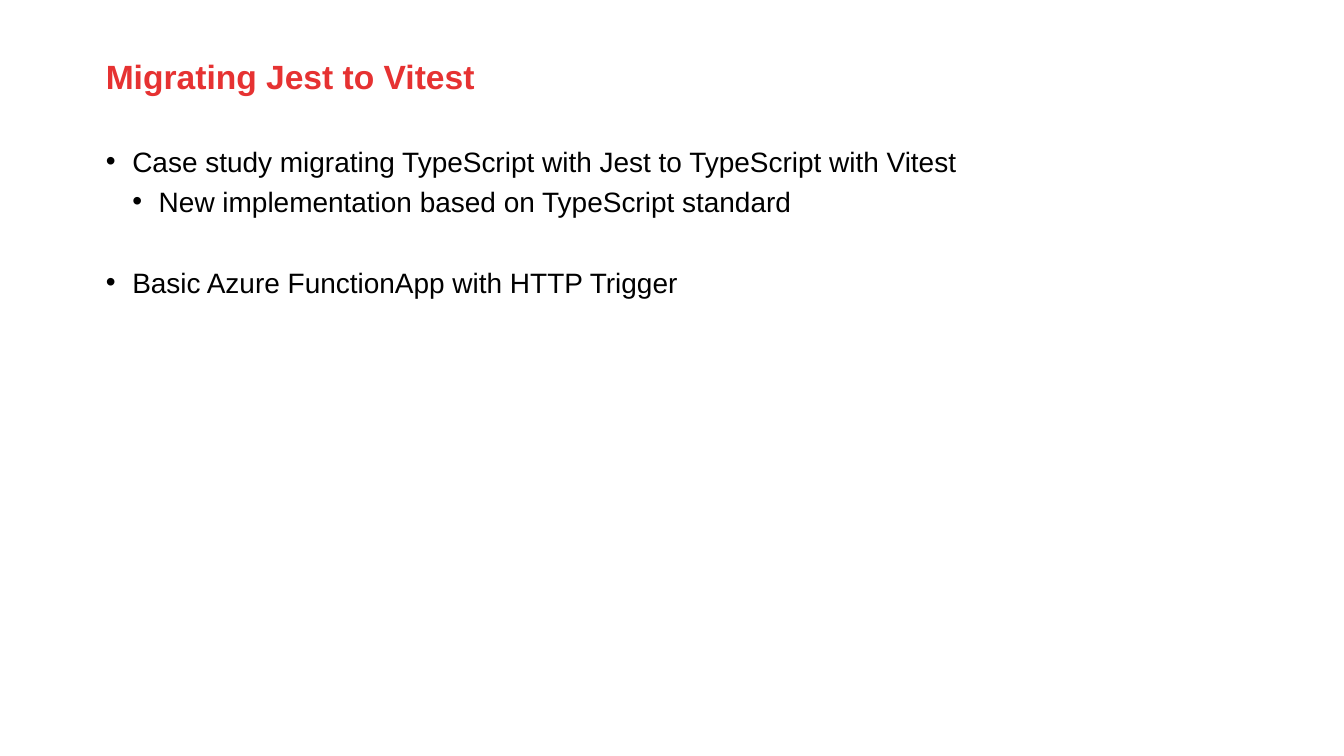
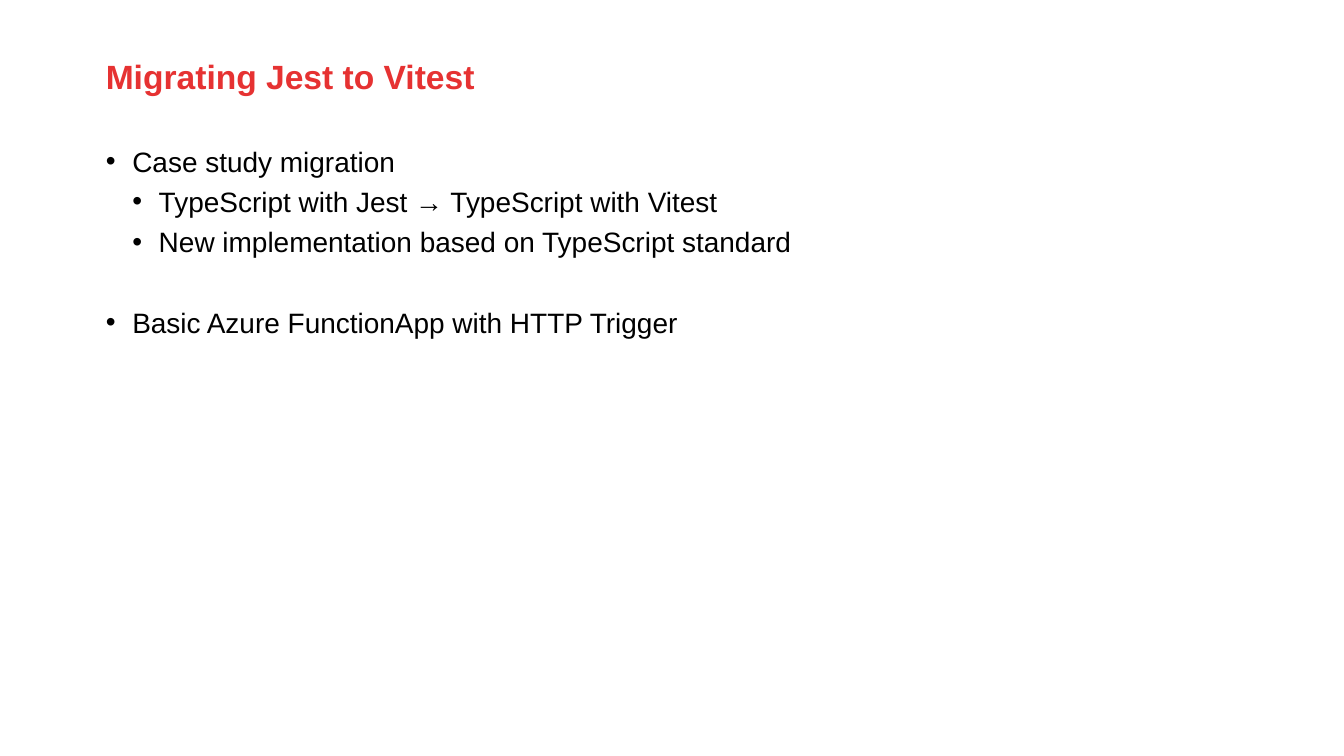
Before and after one commit to AMISConclusion/sig-typescript-unit-testing, a slide deck: slide 11 of typescript_unit_testing_with_vitest.pptx. Drawn at 1344x756 pixels with LibreOffice and Linux fonts; fonts in the diff are those of the drawing; background and template pictures are left out. Boxes give left, top, right and bottom in pixels: in the first picture for what was removed or moved away, otherwise in the second. Text is boxed around its words. In the diff, an @@ line names an element or a change of style, - is before the commit and + after.

```diff
--- a/typescript_unit_testing_with_vitest.pptx
+++ b/typescript_unit_testing_with_vitest.pptx
@@ text at box(132, 151, 717, 217): text changed @@
-• Case study migrating TypeScript with Jest to TypeScript with Vitest
+• Case study migration
+  • TypeScript with Jest → TypeScript with Vitest
```
Also in this commit, not shown: 1 other slide changed.
